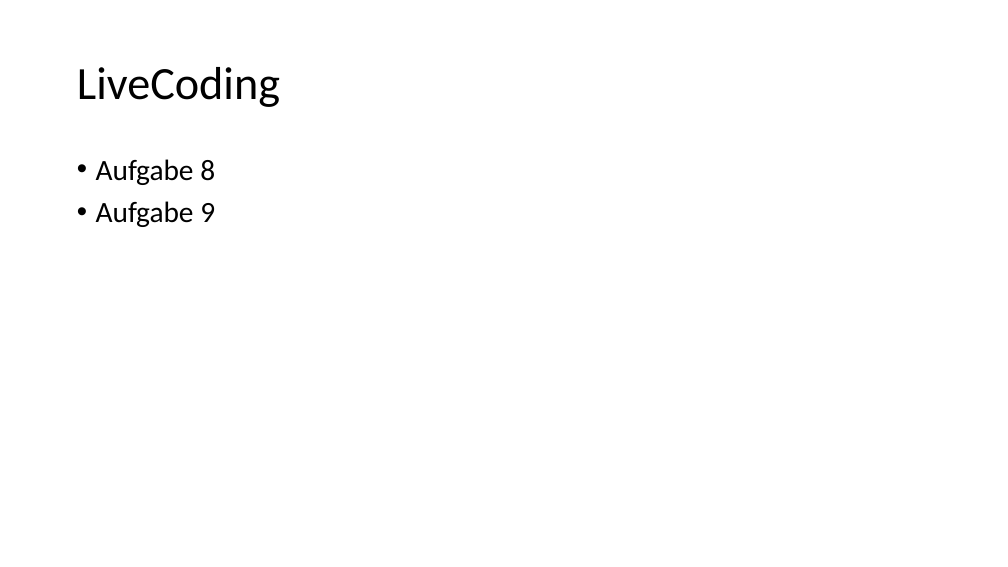
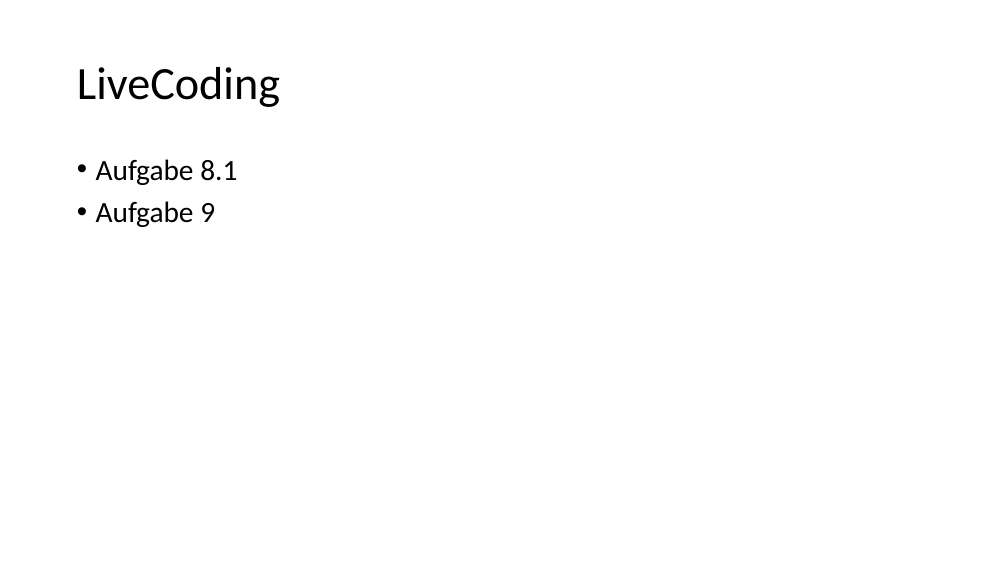
Before and after one commit to anjak610/Tutorium_MIB_1, a slide deck: slide 3 of Tut_Files/Tut_12.12.pptx (slide 2 before the commit). Drawn at 1008x567 pixels with LibreOffice and Linux fonts; fonts in the diff are those of the drawing. Boxes give left, top, right and bottom in pixels: in the first picture for what was removed or moved away, otherwise in the second. Text is boxed around its words. In the diff, an @@ line names an element or a change of style, - is before the commit and + after.

```diff
--- a/Tut_Files/Tut_12.12.pptx
+++ b/Tut_Files/Tut_12.12.pptx
@@ text at box(96, 159, 237, 185): text changed @@
-• Aufgabe 8
+• Aufgabe 8.1
```
Also in this commit, not shown: 1 slide added, 27 other files.
